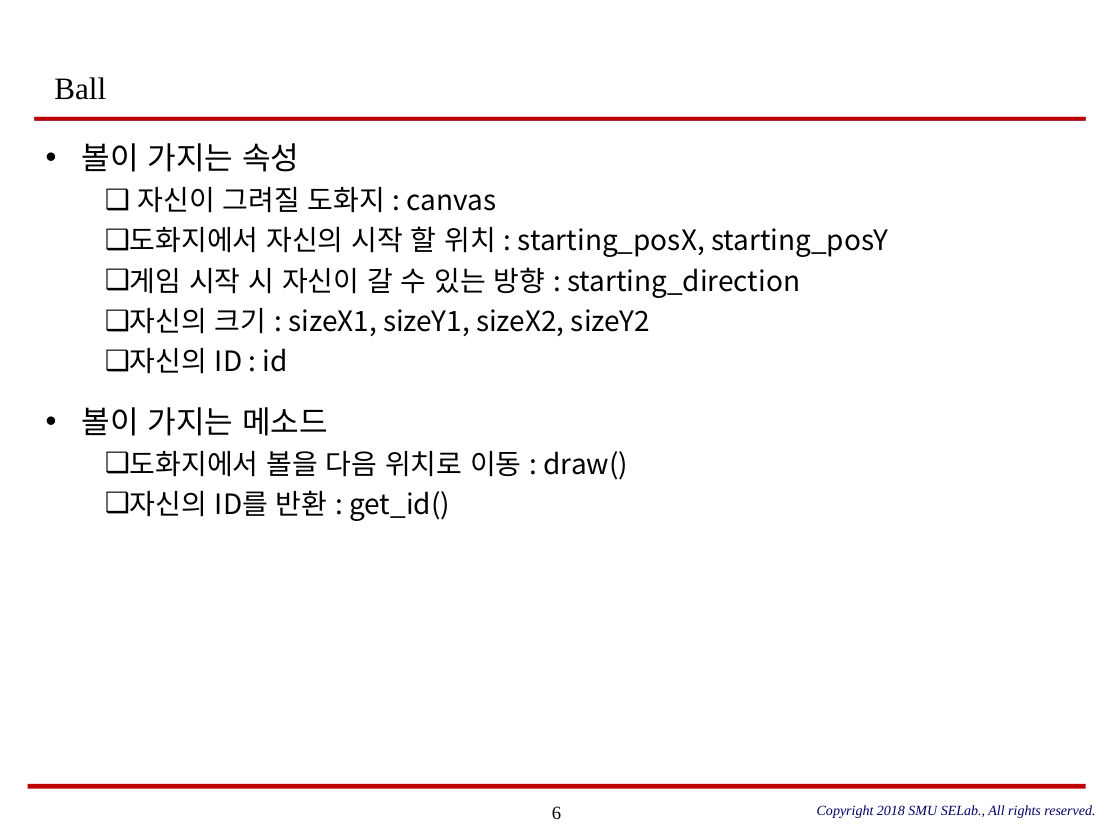
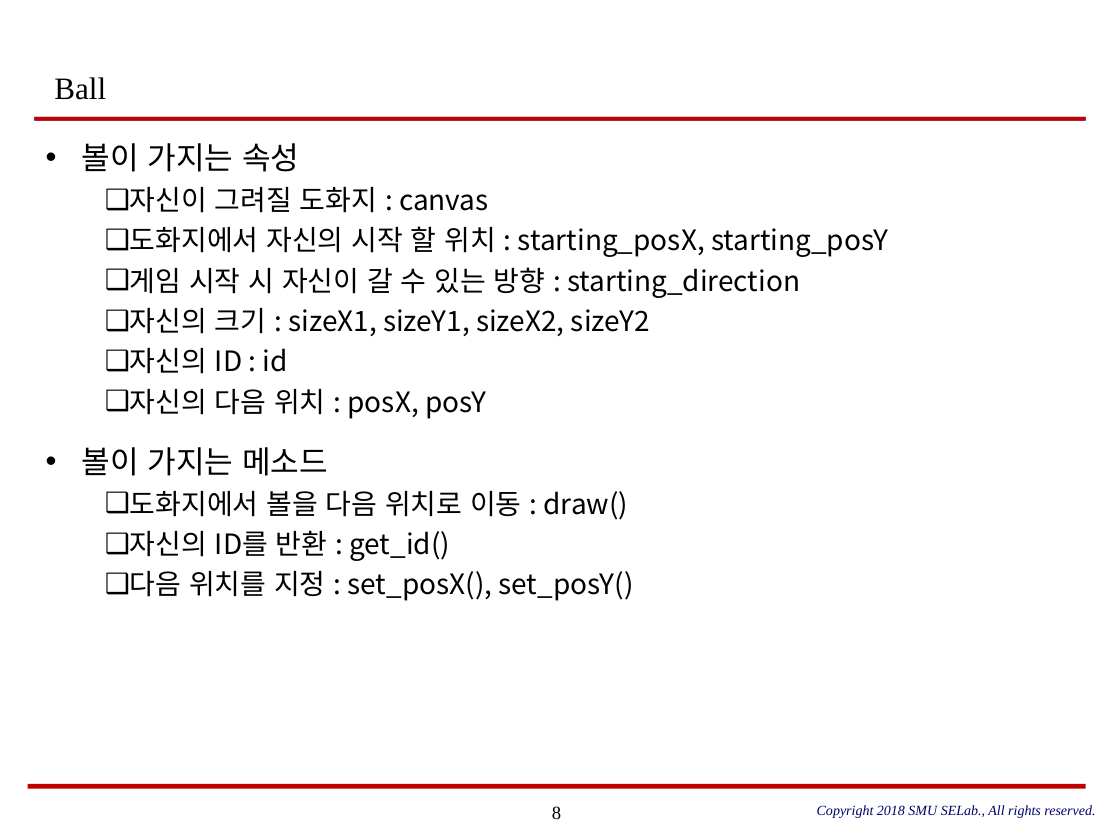
Before and after one commit to SungPilHan/brick_crush, a slide deck: slide 8 of Doc/[OOP] Brick Breaker_최종.pptx (slide 6 before the commit). Drawn at 1120x840 pixels with LibreOffice and Linux fonts; fonts in the diff are those of the drawing. Boxes give left, top, right and bottom in pixels: in the first picture for what was removed or moved away, otherwise in the second. Text is boxed around its words. In the diff, an @@ line names an element or a change of style, - is before the commit and + after.

```diff
--- a/Doc/[OOP] Brick Breaker_최종.pptx
+++ b/Doc/[OOP] Brick Breaker_최종.pptx
@@ text at bbox=[130, 389, 487, 419]: paragraph added @@
+  ❑ 자신의 다음 위치 : posX, posY
@@ text at bbox=[130, 571, 634, 601]: paragraph added @@
+  ❑ 다음 위치를 지정 : set_posX(), set_posY()
@@ page number at bbox=[552, 806, 561, 820]: text changed @@
-6
+8
```
Also in this commit, not shown: 9 other slides changed, 6 slides added, 2 slides removed.
